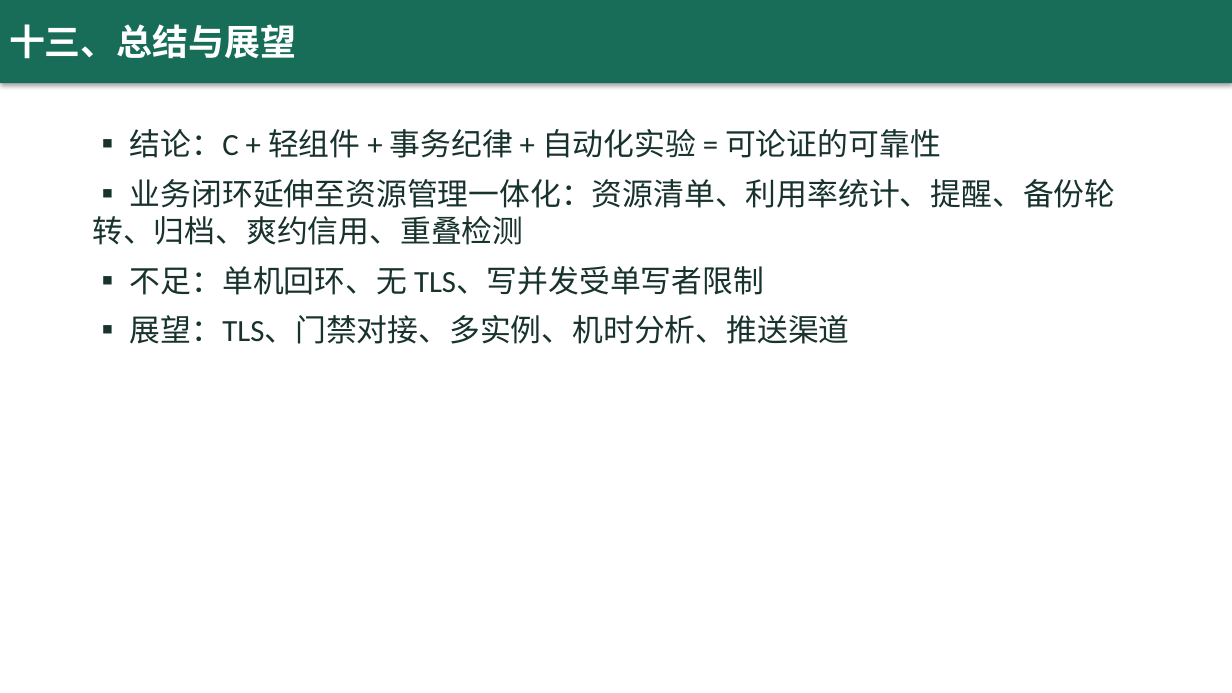
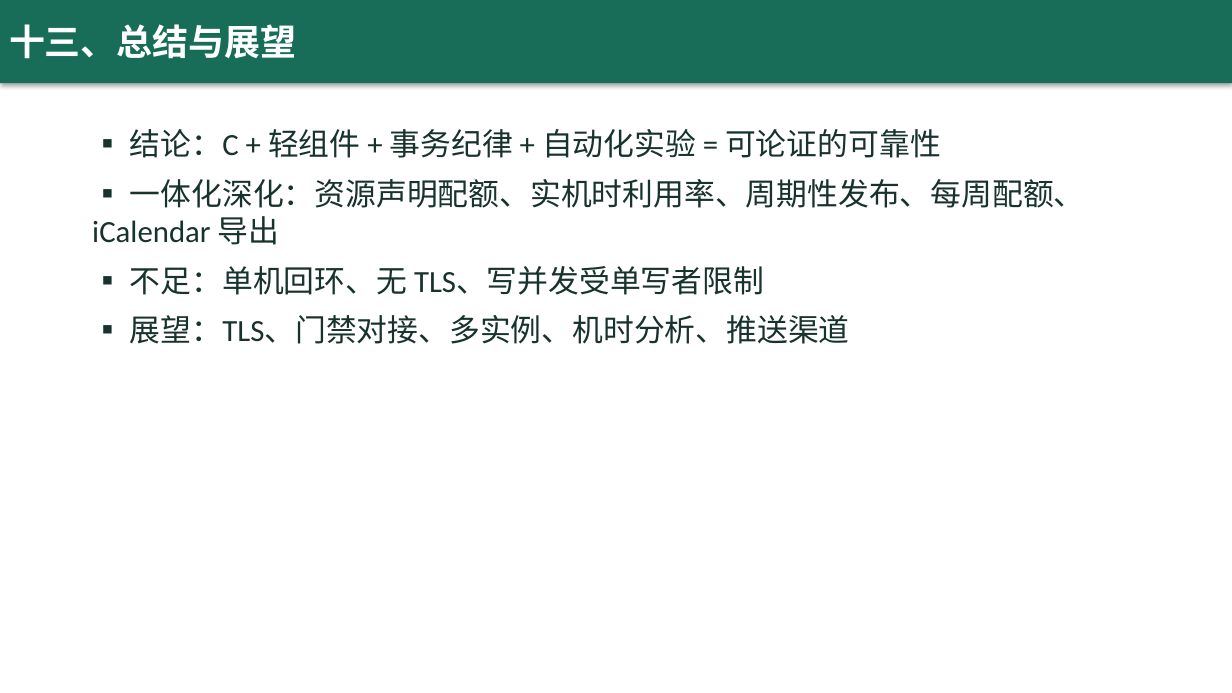
Before and after one commit to yq6666-66/lab-booking-system, a slide deck: slide 14 of docs/thesis/答辩演示.pptx. Drawn at 1232x693 pixels with LibreOffice and Linux fonts; fonts in the diff are those of the drawing. Boxes give left, top, right and bottom in pixels: in the first picture for what was removed or moved away, otherwise in the second. Text is boxed around its words. In the diff, an @@ line names an element or a change of style, - is before the commit and + after.

Commit message:
feat: r16 对标开源系统能力深化——周期发布/每周配额/签退实机时/日历导出（1.6.0）
对标 LibreBooking/Booked Scheduler 四项招牌能力：
- 周期性场次发布：publish 可选 weekdays 7 位掩码（仅周一三五等），
  publish_slots_week 按北京星期过滤（T45：3 天×8 时段断言）
- 每周预约配额 BR13：--quota-weekly N 限本周（北京周一 0 点起）有效预约数，
  超限 409 WEEKLY_QUOTA、跨周自动重置（T46）
- 签退与实机时利用率：POST /api/reservations/{id}/checkout（本人/已签到/未结束，
  幂等），reservations 幂等追加 checked_out_at，db_check 加两条签退不变量；
  lab_utilization 新增 actual_minutes/utilization_actual 实机时口径（T47 对账）
- 我的预约 iCalendar 导出：GET /api/me/calendar/export（VEVENT/UTC）
- 明确取舍：QR 码签到（C 端 QR 编码无依赖实现成本过高，论文记录）
- 集成 48 项、契约 33 端点全绿；CONTRACT/CHANGELOG 1.6.0/PROGRESS/README/
  论文（BR13/实机时/周期发布/48 项口径）/PPT 同步

```diff
--- a/docs/thesis/答辩演示.pptx
+++ b/docs/thesis/答辩演示.pptx
@@ text at (92, 179, 1085, 245): text changed @@
-▪ 业务闭环延伸至资源管理一体化：资源清单、利用率统计、提醒、备份轮转、归档、爽约信用、重叠检测
+▪ 一体化深化：资源声明配额、实机时利用率、周期性发布、每周配额、iCalendar 导出
```
Also in this commit, not shown: 2 other slides changed, 20 other files.
